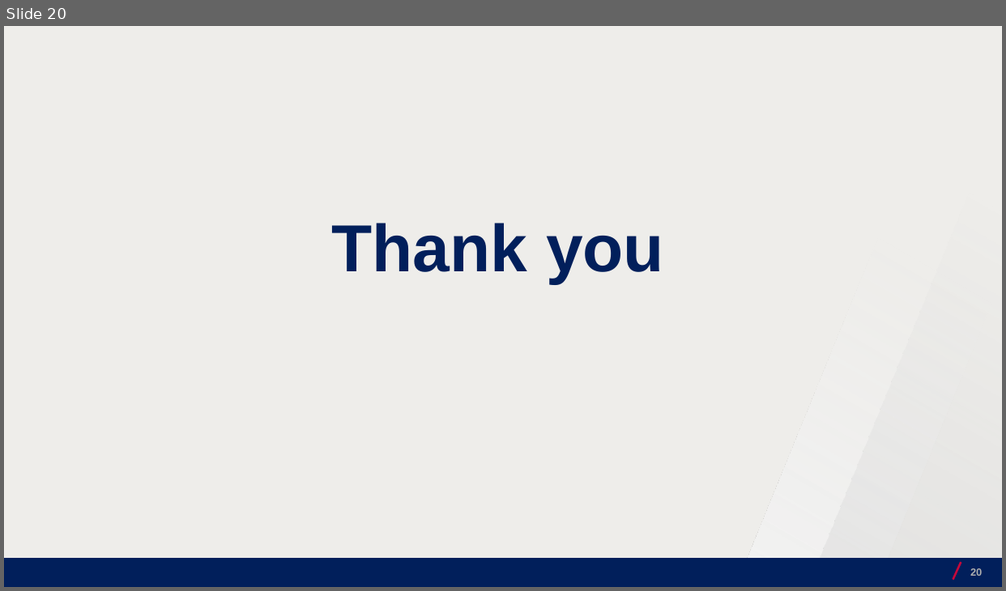
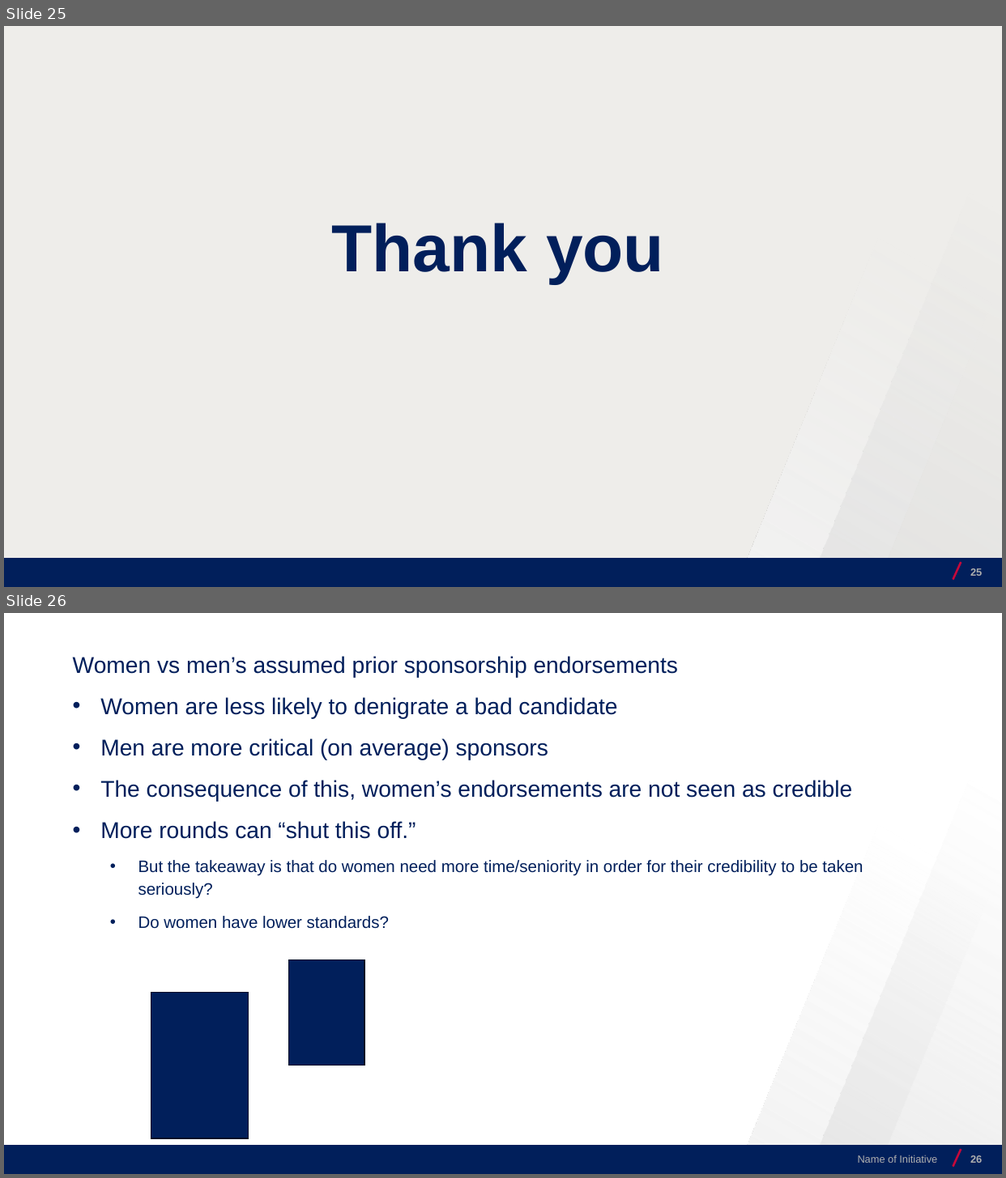
Before and after one commit to josecerv/sponsorship-network, a slide deck: docs/UChicago-0410.pptx. Shown one above the other, each under a label of ours: slide 20 before the commit, slides 25 and 26 after it. The pictures are 1006x591 and 1006x1178 pixels, drawn with LibreOffice and Linux fonts; fonts in the diff are those of the drawing; background and template pictures are left out. Boxes give left, top, right and bottom in pixels: in the first picture for what was removed or moved away, otherwise in the second. Text is boxed around its words. In the diff, an @@ line names an element or a change of style, - is before the commit and + after.

```diff
--- a/docs/UChicago-0410.pptx
+++ b/docs/UChicago-0410.pptx
@@ slide 26 added at [4,613,1002,1174], background #FFFFFF; not listed: 4 template elements that a slide beside it also shows @@
@@ text added at [73,656,863,929], 22 pt, text #011F5B @@
+Women vs men’s assumed prior sponsorship endorsements
+• Women are less likely to denigrate a bad candidate
+• Men are more critical (on average) sponsors
+• The consequence of this, women’s endorsements are not seen as credible
+• More rounds can “shut this off.”
+  • But the takeaway is that do women need more time/seniority in order for their credibility to be taken seriously?
+  • Do women have lower standards?
@@ rectangle added at [288,960,364,1065], fill #011F5B, outline #000E28 1 pt @@
@@ rectangle added at [151,993,248,1139], fill #011F5B, outline #000E28 1 pt @@
@@ text added at [858,1155,937,1163], 10 pt, text #AFAFAF @@
+Name of Initiative
@@ page number added at [970,1156,982,1163], 10 pt, text #AFAFAF, bold @@
+26
@@ what was slide 20 is now slide 25 @@
@@ page number at [970,569,982,576]: text changed @@
-20
+25
```
Also in this commit, not shown: 9 slides changed, 7 other slides added, 2 slides removed, 7 other files.
